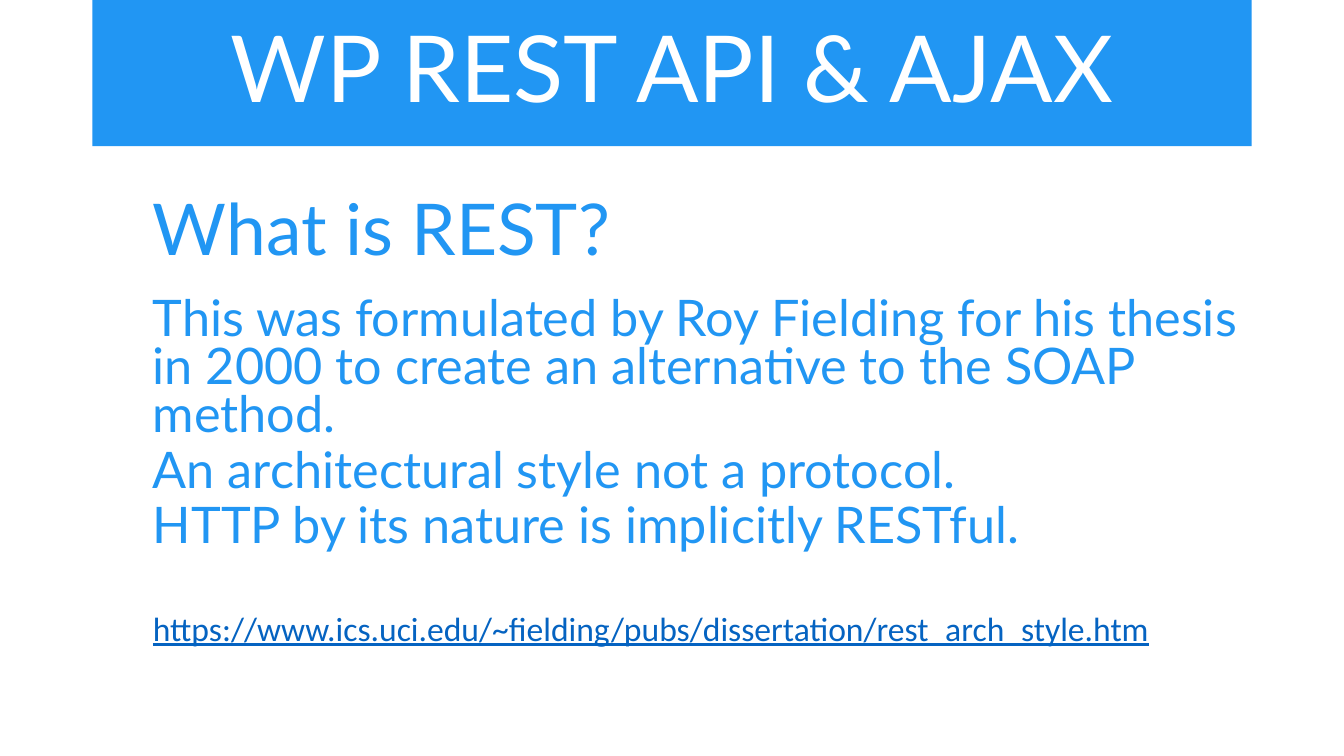
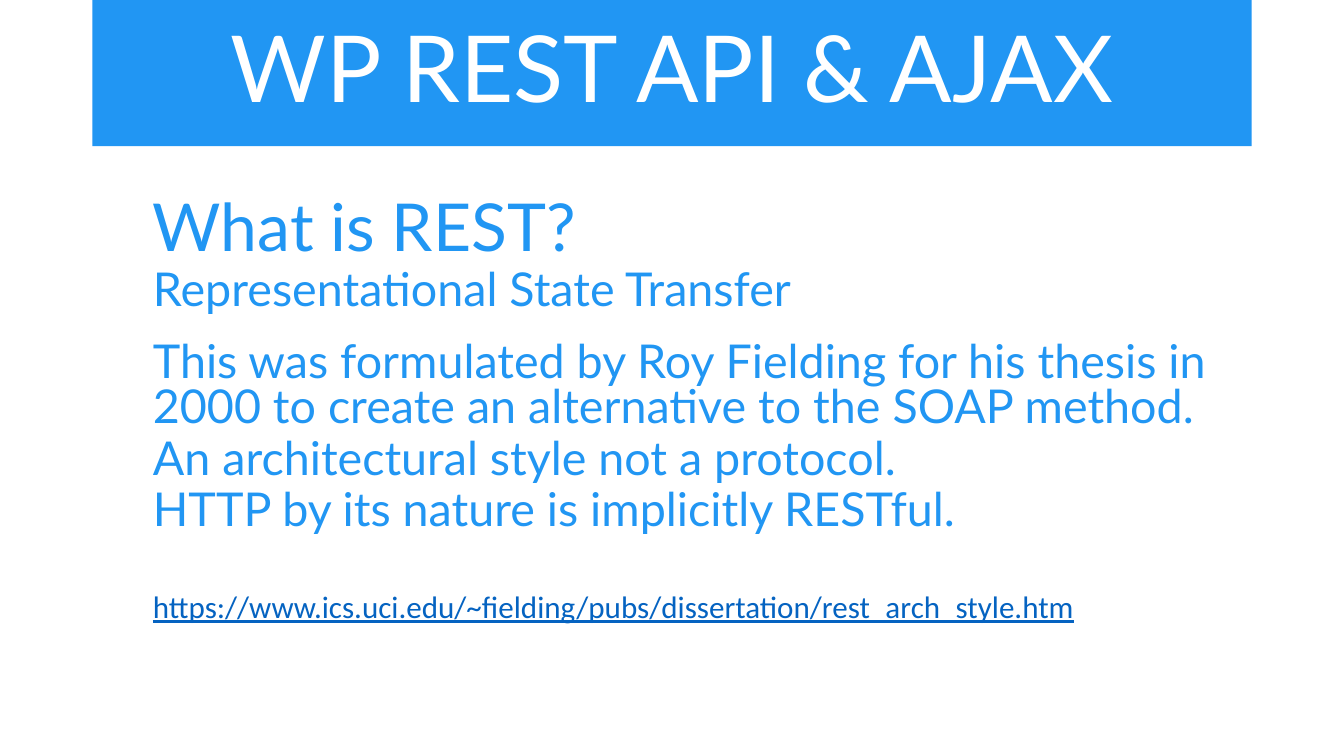
Before and after one commit to iwswordpress/rest, a slide deck: slide 6 of rest-api-workshop.pptx (slide 7 before the commit). Drawn at 1344x756 pixels with LibreOffice and Linux fonts; fonts in the diff are those of the drawing. Boxes give left, top, right and bottom in pixels: in the first picture for what was removed or moved away, otherwise in the second. Text is boxed around its words. In the diff, an @@ line names an element or a change of style, - is before the commit and + after.

```diff
--- a/rest-api-workshop.pptx
+++ b/rest-api-workshop.pptx
@@ text at (153,202,1205,624): size 51 to 47.2 pt in "What is REST?"; size 36 to 33.3 pt in "This was formulated by Roy Fielding for ...", "An architectural style not a protocol.", "HTTP by its nature is implicitly RESTful."; size 24 to 22.2 pt in "https://www.ics.uci.edu/~fielding/pubs/dissertation/rest_arc ..." @@
@@ text at (153,271,791,314): paragraph added @@
+  Representational State Transfer
```
Also in this commit, not shown: 3 other slides changed.
